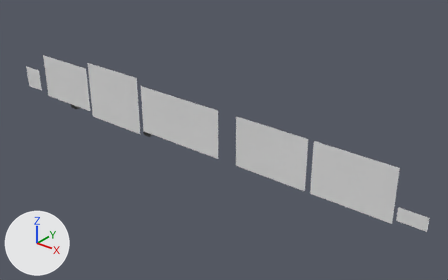
The Blender file tutorialLevelData.blend as it was, and as the next commit left it.
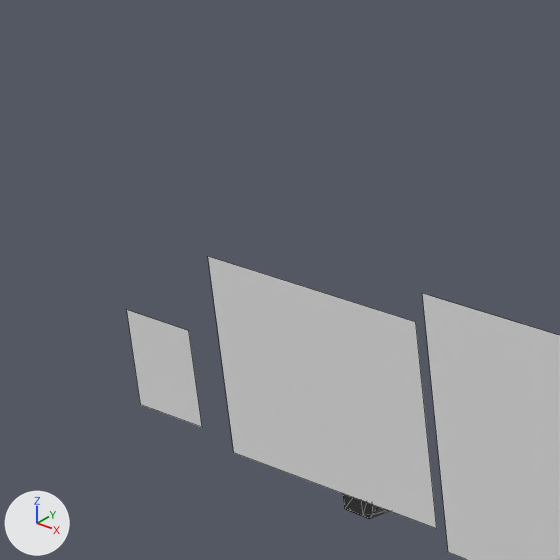
Each version appears first whole from a 50 mm camera at (30.65, -33.31, 22.9) aimed at (3.13, 1.09, 1.58), and next in a close-up on the part from 0% to 26% of the width and 1% to 42% of the height. Arrows for +X, +Y and +Z are at lower left; the lights stay in place. The close-ups show mesh edges as thin lines.

Names of what the first close-up shows: '平面.003', '平面.004', '平面.006'.
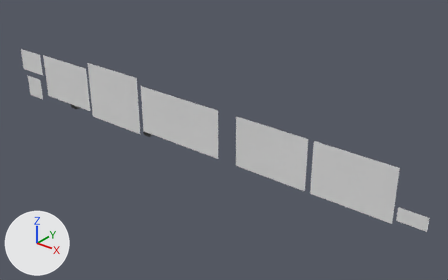
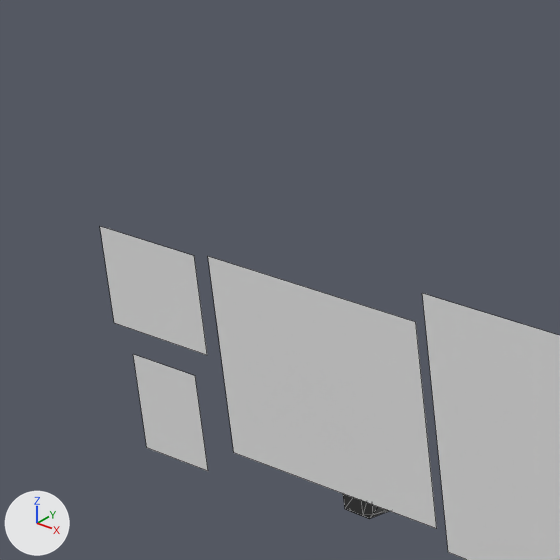
Location of each change, (x1, y1, x2, y2) in pixels of the close-ups (560 x 560 px):
```json
{"object": "平面.007", "change": "added", "after": [100, 226, 207, 355]}
{"object": "平面.006", "change": "moved", "before": [127, 310, 202, 427], "after": [133, 354, 208, 471]}
```

Scene script edits in JSON lines:
```json
{"op": "set", "path": "ob_平面_006.location", "old": "(-18.34, -1.0, 2.39)", "new": "(-18.34, -1.0, 1.46)"}
{"op": "add", "block": "ob_平面_007", "code": ["ob_平面_007 = bpy.data.objects.new('平面.007', me_平面_008.copy())  # the mesh of ob_平面_006", "ob_平面_007.location = (-18.34, -1.0, 4.0)", "ob_平面_007.rotation_euler = (0.0, 0.0, 3.142)  # degrees (0, 0, 180)", "ob_平面_007.scale = (1.5, 1.0, 1.0)"]}
```
